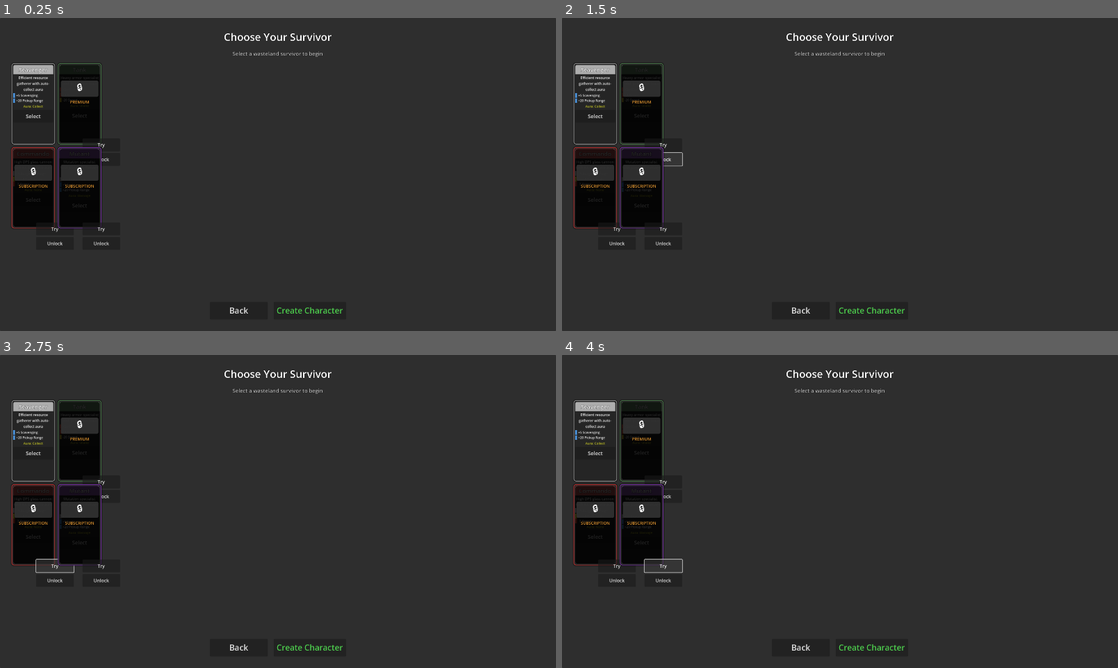
Above: before the commit, frames 1-4 (two rows, left to right).
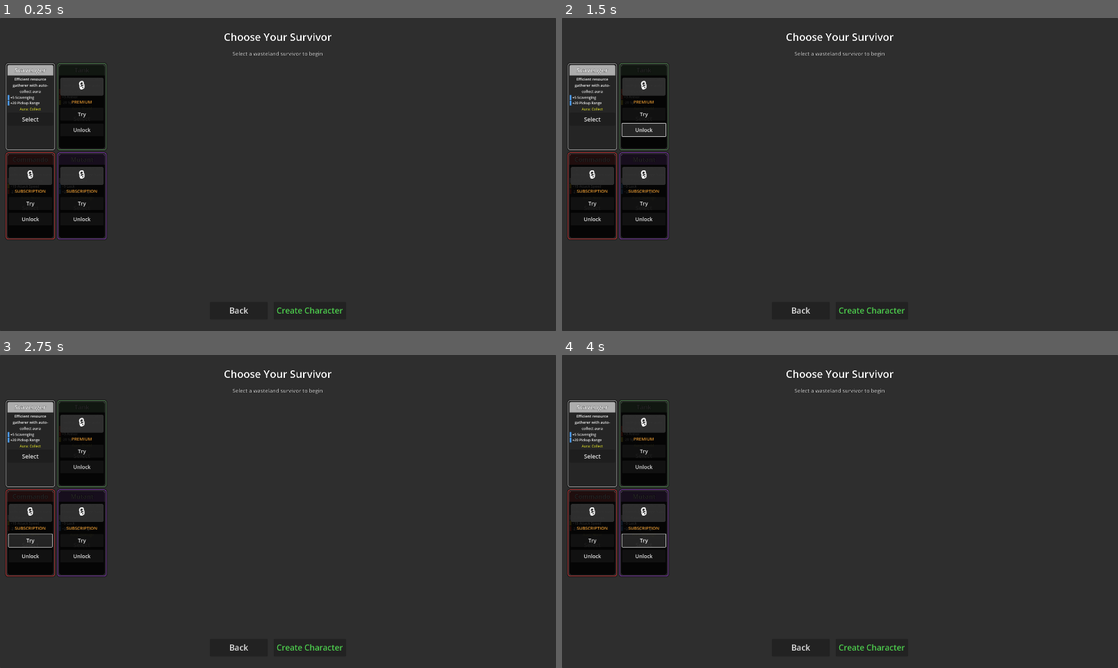
Above: after the commit, the same moments.

Repository: alanjayspector/scrap-survivor-godot
Game: Godot game, scene res://scenes/ui/character_selection.tscn
Same seed, same stepped clock (60 frames per second), same inputs: the game is played once before the commit and once after it.
Inputs:
- Up to frame 1 (0.25 s): no input
- Up to frame 2 (1.5 s): click "Try" at 0.5 s; click "Unlock" at 1.25 s
- Up to frame 3 (2.75 s): click "Try" at 2 s
- Up to frame 4 (4 s): click "Unlock" at 2.75 s; click "Try" at 3.5 s

The runs differ from the first frame. In frame 1, 3.1% of the frame differs, in the area x 1-20%, y 14-73%; in frame 2, 3.4%; in frame 3, 3.5%; in frame 4, 3.5%, in the area x 1-22%, y 14-73%.

Commit message:
fix(mobile-ux): increase card size and fix Try/Unlock overlay positioning
Week 13 Phase 2: Character Selection Mobile Polish - Readability Improvements

User Feedback:
- ✅ Grid layout is "much better"
- ❌ Text is too small (hard to read)
- ❌ Try/Unlock overlay buttons "way way off" (positioning broken)

Changes:

1. Increased Card Size (170×300 from 150×280):
   - Reduced left/right margins: 40px → 20px (more space for cards)
   - Reduced grid spacing: 10px → 8px
   - Cards now 170×300px (13% larger)

2. Increased Font Sizes:
   - Character name: 20pt → 22pt
   - Description: 12pt → 13pt
   - Stats: 11pt → 12pt
   - Aura: 11pt → 12pt
   - Select button: 18pt → 20pt
   - Header height: 32px → 36px
   - Button width: 130px → 150px

3. Fixed Try/Unlock Overlay Positioning:
   - Moved buttons into main VBoxContainer (was separate positioned container)
   - Fixed centering: Vector2(-75, -100) for 170×300 card
   - Increased button width: 130px → 140px
   - Increased font: 16pt → 18pt
   - Lock icon: 32pt → 36pt
   - Container size: 130×160 → 150×200
   - Proper vertical layout: Lock icon → Badge → Try → Unlock

Files Modified:
- scenes/ui/character_selection.tscn: Reduced margins, grid spacing
- scripts/ui/character_selection.gd: Larger cards, fonts, fixed overlay

Testing:
✅ All tests passing (496/520)
⏳ iOS manual QA pending

Reference: Week 13 Phase 2 Mobile UX Optimization

🤖 Generated with [Claude Code](https://claude.com/claude-code)

Co-Authored-By: Claude <noreply@anthropic.com>

Diff:
--- a/scenes/ui/character_selection.tscn
+++ b/scenes/ui/character_selection.tscn
@@ -26,9 +26,9 @@
 anchor_bottom = 1.0
 grow_horizontal = 2
 grow_vertical = 2
-theme_override_constants/margin_left = 40
+theme_override_constants/margin_left = 20
 theme_override_constants/margin_top = 40
-theme_override_constants/margin_right = 40
+theme_override_constants/margin_right = 20
 theme_override_constants/margin_bottom = 40
 
 [node name="VBoxContainer" type="VBoxContainer" parent="MarginContainer"]
@@ -56,8 +56,8 @@
 [node name="CharacterCardsContainer" type="GridContainer" parent="MarginContainer/VBoxContainer"]
 layout_mode = 2
 size_flags_vertical = 3
-theme_override_constants/h_separation = 10
-theme_override_constants/v_separation = 10
+theme_override_constants/h_separation = 8
+theme_override_constants/v_separation = 8
 columns = 2
 
 [node name="ButtonsContainer" type="HBoxContainer" parent="MarginContainer/VBoxContainer"]
--- a/scripts/ui/character_selection.gd
+++ b/scripts/ui/character_selection.gd
@@ -67,7 +67,7 @@
 
 	# Create card container with professional styling (Week 13 Phase 2: Grid layout)
 	var card = PanelContainer.new()
-	card.custom_minimum_size = Vector2(150, 280)  # 2×2 grid optimized
+	card.custom_minimum_size = Vector2(170, 300)  # 2×2 grid optimized (larger for readability)
 	card.name = "Card_%s" % character_type
 
 	# Apply StyleBoxFlat for professional mobile game look
@@ -97,7 +97,7 @@
 
 	# Character type color header (compact for grid)
 	var header_panel = PanelContainer.new()
-	header_panel.custom_minimum_size = Vector2(0, 32)  # Compact header for grid
+	header_panel.custom_minimum_size = Vector2(0, 36)  # Slightly larger header
 	var header_style = StyleBoxFlat.new()
 	header_style.bg_color = type_def.color.lightened(0.2)  # Slightly brighter for visibility
 	header_style.corner_radius_top_left = 6
@@ -110,7 +110,7 @@
 	name_label.text = type_def.display_name
 	name_label.horizontal_alignment = HORIZONTAL_ALIGNMENT_CENTER
 	name_label.vertical_alignment = VERTICAL_ALIGNMENT_CENTER
-	name_label.add_theme_font_size_override("font_size", 20)  # Compact for grid
+	name_label.add_theme_font_size_override("font_size", 22)  # Larger for readability
 	name_label.add_theme_color_override("font_color", Color.WHITE)
 	name_label.add_theme_color_override("font_outline_color", Color.BLACK)
 	name_label.add_theme_constant_override("outline_size", 2)
@@ -121,7 +121,7 @@
 	desc_label.text = type_def.description
 	desc_label.autowrap_mode = TextServer.AUTOWRAP_WORD
 	desc_label.horizontal_alignment = HORIZONTAL_ALIGNMENT_CENTER
-	desc_label.add_theme_font_size_override("font_size", 12)  # Very compact for grid
+	desc_label.add_theme_font_size_override("font_size", 13)  # Larger for readability
 	desc_label.add_theme_color_override("font_outline_color", Color.BLACK)
 	desc_label.add_theme_constant_override("outline_size", 1)
 	vbox.add_child(desc_label)
@@ -147,7 +147,7 @@
 		var stat_label = Label.new()
 		var sign = "+" if value >= 0 else ""
 		stat_label.text = "%s%s %s" % [sign, value, stat_name.capitalize()]
-		stat_label.add_theme_font_size_override("font_size", 11)  # Very small for grid
+		stat_label.add_theme_font_size_override("font_size", 12)  # Larger for readability
 		stat_label.add_theme_color_override("font_outline_color", Color.BLACK)
 		stat_label.add_theme_constant_override("outline_size", 1)
 		stat_row.add_child(stat_label)
@@ -161,7 +161,7 @@
 	else:
 		aura_label.text = "Aura: None"
 	aura_label.horizontal_alignment = HORIZONTAL_ALIGNMENT_CENTER
-	aura_label.add_theme_font_size_override("font_size", 11)  # Compact for grid
+	aura_label.add_theme_font_size_override("font_size", 12)  # Larger for readability
 	aura_label.add_theme_color_override("font_color", Color(0.8, 0.8, 0.2))
 	aura_label.add_theme_color_override("font_outline_color", Color.BLACK)
 	aura_label.add_theme_constant_override("outline_size", 1)
@@ -170,8 +170,8 @@
 	# Select button (iOS HIG compliant - compact for grid)
 	var select_btn = Button.new()
 	select_btn.text = "Select"
-	select_btn.custom_minimum_size = Vector2(130, 44)  # iOS HIG minimum 44pt height
-	select_btn.add_theme_font_size_override("font_size", 18)  # Compact font
+	select_btn.custom_minimum_size = Vector2(150, 44)  # iOS HIG minimum 44pt height, wider for larger card
+	select_btn.add_theme_font_size_override("font_size", 20)  # Larger font
 	select_btn.pressed.connect(_on_character_card_selected.bind(character_type))
 	vbox.add_child(select_btn)
 
@@ -199,12 +199,12 @@
 	overlay.add_theme_stylebox_override("panel", overlay_style)
 	card.add_child(overlay)
 
-	# Lock content container (centered, compact for grid)
+	# Lock content container (centered vertically in card)
 	var lock_content = VBoxContainer.new()
 	lock_content.set_anchors_preset(Control.PRESET_CENTER)
-	lock_content.position = Vector2(-65, -80)  # Adjusted for smaller card
-	lock_content.custom_minimum_size = Vector2(130, 160)
-	lock_content.add_theme_constant_override("separation", 8)
+	lock_content.position = Vector2(-75, -100)  # Centered for 170×300 card
+	lock_content.custom_minimum_size = Vector2(150, 200)
+	lock_content.add_theme_constant_override("separation", 10)
 	overlay.add_child(lock_content)
 
 	# Lock icon with background
@@ -218,45 +218,38 @@
 	lock_icon_bg.add_theme_stylebox_override("panel", icon_style)
 	lock_content.add_child(lock_icon_bg)
 
-	# Lock icon label (compact)
+	# Lock icon label
 	var lock_label = Label.new()
 	lock_label.text = "🔒"
 	lock_label.horizontal_alignment = HORIZONTAL_ALIGNMENT_CENTER
-	lock_label.add_theme_font_size_override("font_size", 32)  # Smaller for grid
+	lock_label.add_theme_font_size_override("font_size", 36)  # Larger for visibility
 	lock_icon_bg.add_child(lock_label)
 
-	# Tier requirement badge (compact)
+	# Tier requirement badge
 	var tier_badge = Label.new()
 	tier_badge.text = _get_tier_name(required_tier)  # Shorter text for grid
 	tier_badge.horizontal_alignment = HORIZONTAL_ALIGNMENT_CENTER
-	tier_badge.add_theme_font_size_override("font_size", 14)  # Smaller for grid
+	tier_badge.add_theme_font_size_override("font_size", 15)  # Readable size
 	tier_badge.add_theme_color_override("font_color", Color(0.9, 0.6, 0.2))  # Orange/gold
 	tier_badge.add_theme_color_override("font_outline_color", Color.BLACK)
 	tier_badge.add_theme_constant_override("outline_size", 2)
 	lock_content.add_child(tier_badge)
 
-	# Unlock buttons container (compact for grid)
-	var buttons_vbox = VBoxContainer.new()
-	buttons_vbox.set_anchors_preset(Control.PRESET_CENTER)
-	buttons_vbox.position = Vector2(10, 120)  # Adjusted for smaller card
-	buttons_vbox.add_theme_constant_override("separation", 6)
-	overlay.add_child(buttons_vbox)
-
-	# "Try" button (iOS HIG compliant - compact for grid)
+	# "Try" button (iOS HIG compliant)
 	var trial_btn = Button.new()
 	trial_btn.text = "Try"
-	trial_btn.custom_minimum_size = Vector2(130, 44)  # iOS HIG minimum
-	trial_btn.add_theme_font_size_override("font_size", 16)  # Compact font
+	trial_btn.custom_minimum_size = Vector2(140, 44)  # iOS HIG minimum
+	trial_btn.add_theme_font_size_override("font_size", 18)  # Readable font
 	trial_btn.pressed.connect(_on_free_trial_requested.bind(character_type))
-	buttons_vbox.add_child(trial_btn)
-
-	# "Unlock" button (iOS HIG compliant - compact for grid)
+	lock_content.add_child(trial_btn)
+
+	# "Unlock" button (iOS HIG compliant)
 	var unlock_btn = Button.new()
 	unlock_btn.text = "Unlock"
-	unlock_btn.custom_minimum_size = Vector2(130, 44)  # iOS HIG minimum
-	unlock_btn.add_theme_font_size_override("font_size", 16)  # Compact font
+	unlock_btn.custom_minimum_size = Vector2(140, 44)  # iOS HIG minimum
+	unlock_btn.add_theme_font_size_override("font_size", 18)  # Readable font
 	unlock_btn.pressed.connect(_on_unlock_requested.bind(required_tier))
-	buttons_vbox.add_child(unlock_btn)
+	lock_content.add_child(unlock_btn)
 
 
 func _get_stat_color(stat_name: String) -> Color:
Not shown, changed: test_results.txt
Not shown, changed: test_results.xml
